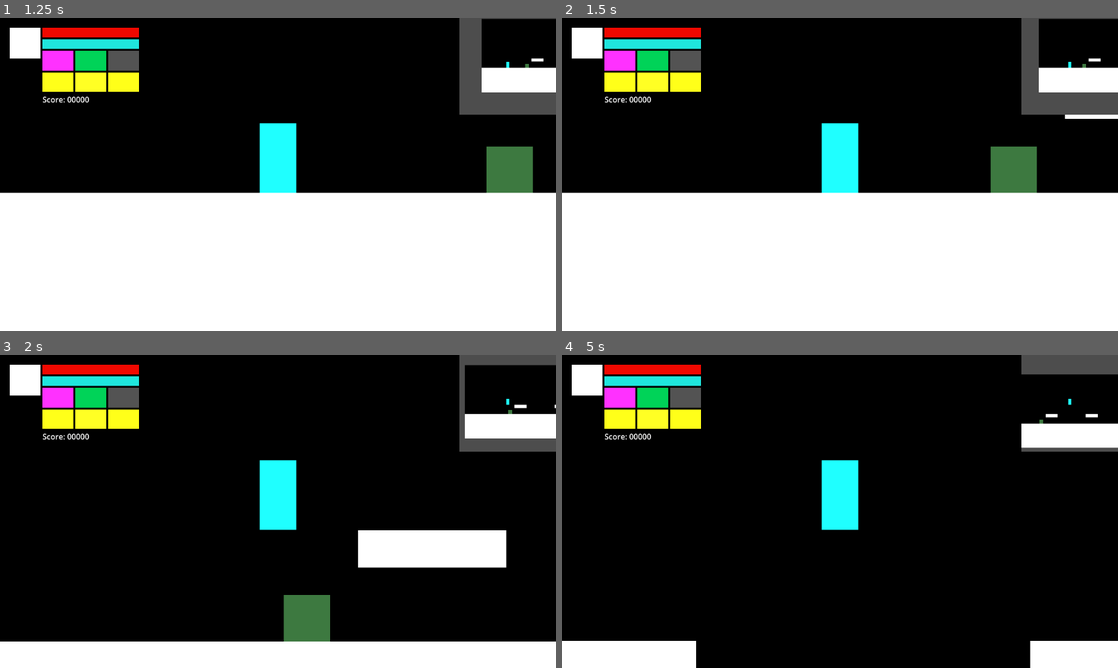
Above: before the commit, frames 1-4 (two rows, left to right).
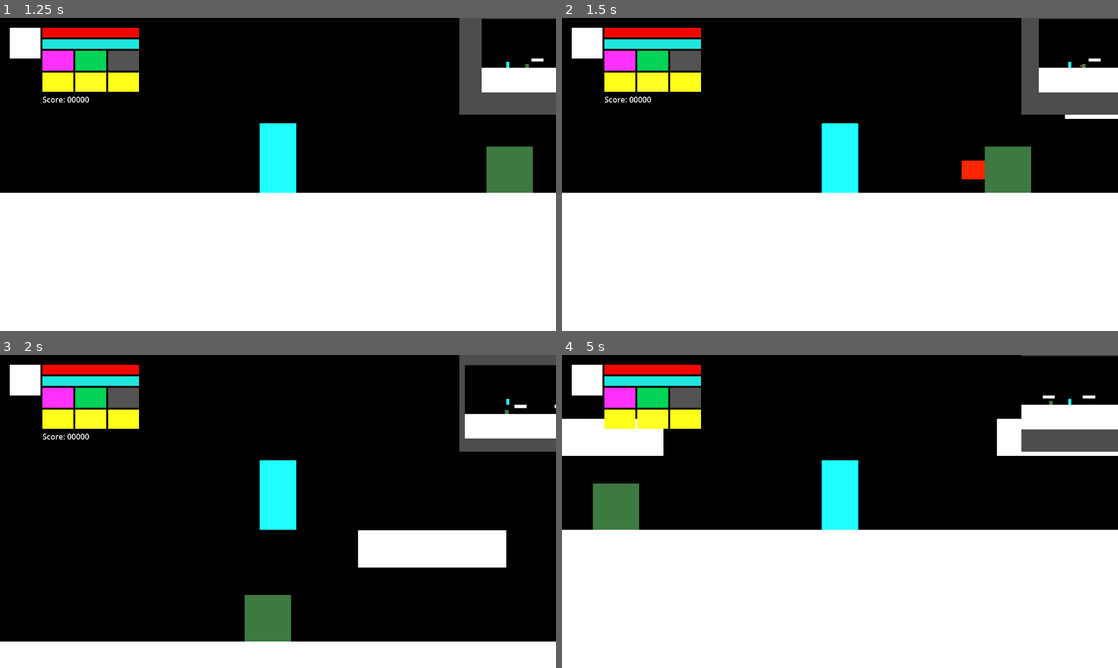
Above: after the commit, the same moments.

Repository: Dreyyyyy/era-dos-herois
Game: Godot game, scene res://scenes/ui/Main.tscn
The game is run twice, just before and just after one commit, with the same random seed, the same clock (stepped at 60 frames per second) and the same inputs.
Inputs:
- Up to frame 1 (1.25 s): click "Jogar" at 0.5 s
- Up to frame 2 (1.5 s): tap Enter at 1.25 s; hold D (player_right) from 1.28 s (still down); hold Shift (player_run) from 1.28 s (still down)
- Up to frame 3 (2 s): keep holding D (player_right); keep holding Shift (player_run); tap Space (player_jump) at 1.52 s
- Up to frame 4 (5 s): release Shift (player_run) at 2.03 s; tap Shift (player_run) at 2.1, 3.6 s; tap Space (player_jump) at 2.27, 3.5, 3.77, 4.52 s; release D (player_right) at 2.78 s; hold A (player_left) 2.78-3.53 s; hold Shift (player_run) 2.78-3.53 s; hold D (player_right) from 3.53 s (still down); hold Shift (player_run) from 4.28 s (still down)

Frame 1 is identical in both runs. In frame 2, 0.6% of the frame differs, in the area x 71-95%, y 14-56%; in frame 3, 2.1%; in frame 4, 48%, in the area x 0-100%, y 0-100%.

Commit message:
goblin follow player and attack it

Diff:
--- a/scenes/enemies/Goblin.tscn
+++ b/scenes/enemies/Goblin.tscn
@@ -7,6 +7,9 @@
 
 [sub_resource type="CircleShape2D" id="CircleShape2D_381q1"]
 radius = 312.40997
+
+[sub_resource type="RectangleShape2D" id="RectangleShape2D_381q1"]
+size = Vector2(40, 32)
 
 [node name="Goblin" type="CharacterBody2D"]
 script = ExtResource("1_381q1")
@@ -22,11 +25,34 @@
 color = Color(0.23940068, 0.47504026, 0.25065753, 1)
 
 [node name="DetectionArea" type="Area2D" parent="."]
+visible = false
 collision_layer = 2
 collision_mask = 2
 
 [node name="CollisionShape2D" type="CollisionShape2D" parent="DetectionArea"]
 shape = SubResource("CircleShape2D_381q1")
 
+[node name="AttackArea" type="Area2D" parent="."]
+visible = false
+
+[node name="CollisionShape2D" type="CollisionShape2D" parent="AttackArea"]
+shape = SubResource("RectangleShape2D_381q1")
+metadata/_edit_lock_ = true
+
+[node name="ColorRect" type="ColorRect" parent="AttackArea"]
+anchors_preset = 8
+anchor_left = 0.5
+anchor_top = 0.5
+anchor_right = 0.5
+anchor_bottom = 0.5
+offset_left = -20.0
+offset_top = -16.0
+offset_right = 20.0
+offset_bottom = 16.0
+grow_horizontal = 2
+grow_vertical = 2
+color = Color(1, 0.15294118, 0, 1)
+metadata/_edit_lock_ = true
+
 [connection signal="body_entered" from="DetectionArea" to="." method="_on_detection_area_body_entered"]
 [connection signal="body_exited" from="DetectionArea" to="." method="_on_detection_area_body_exited"]
--- a/scripts/enemies/Goblin.gd
+++ b/scripts/enemies/Goblin.gd
@@ -1,9 +1,68 @@
 extends CharacterBody2D
 
-# https://www.youtube.com/watch?v=9u59U-DWNJs
+@onready var attack_area := $AttackArea
+var move_speed = 150.0
+var player_in_range = false
+var can_attack = true
+var attack_cooldown = 1.0
+var facing_right = true
+var stop_distance = 12.0
+
+func _physics_process(delta):
+	if player_in_range:
+		follow_player(delta)
+
+	if player_in_range and can_attack:
+		velocity.x = 0
+		perform_attack()
+
+	var player = get_node_or_null("../Player")
+	if player:
+		update_facing(player.global_position)
+
 func _on_detection_area_body_entered(body: Node2D) -> void:
-	print("Player has entered the area");
-
+	if body.name == "Player":
+		player_in_range = true
+		print("Player in range")
 
 func _on_detection_area_body_exited(body: Node2D) -> void:
-	print("Player has exited the area");
+	if body.name == "Player":
+		player_in_range = false
+		print("Player left range")
+
+func perform_attack():
+	print("Attacking player")
+	can_attack = false
+	attack_area.monitoring = true
+	attack_area.visible = true
+
+	await get_tree().create_timer(0.30).timeout
+	attack_area.monitoring = false
+	attack_area.visible = false
+
+	await get_tree().create_timer(attack_cooldown).timeout
+	can_attack = true
+
+func follow_player(delta):
+	var player = get_node("../Player")
+	if not player:
+		return
+
+	var distance = player.global_position.x - global_position.x
+
+	if abs(distance) > stop_distance:
+		velocity.x = move_speed * sign(distance)
+	else:
+		velocity.x = 0
+
+	move_and_slide()
+
+func update_facing(player_pos: Vector2):
+	var dx = player_pos.x - global_position.x
+
+	if dx > 5:
+		facing_right = true
+	elif dx < -5:
+		facing_right = false
+
+	attack_area.position.x = 60 * (1 if facing_right else -1)
Not shown: 1 places in scenes/enemies/Goblin.tscn that only renumber resources
